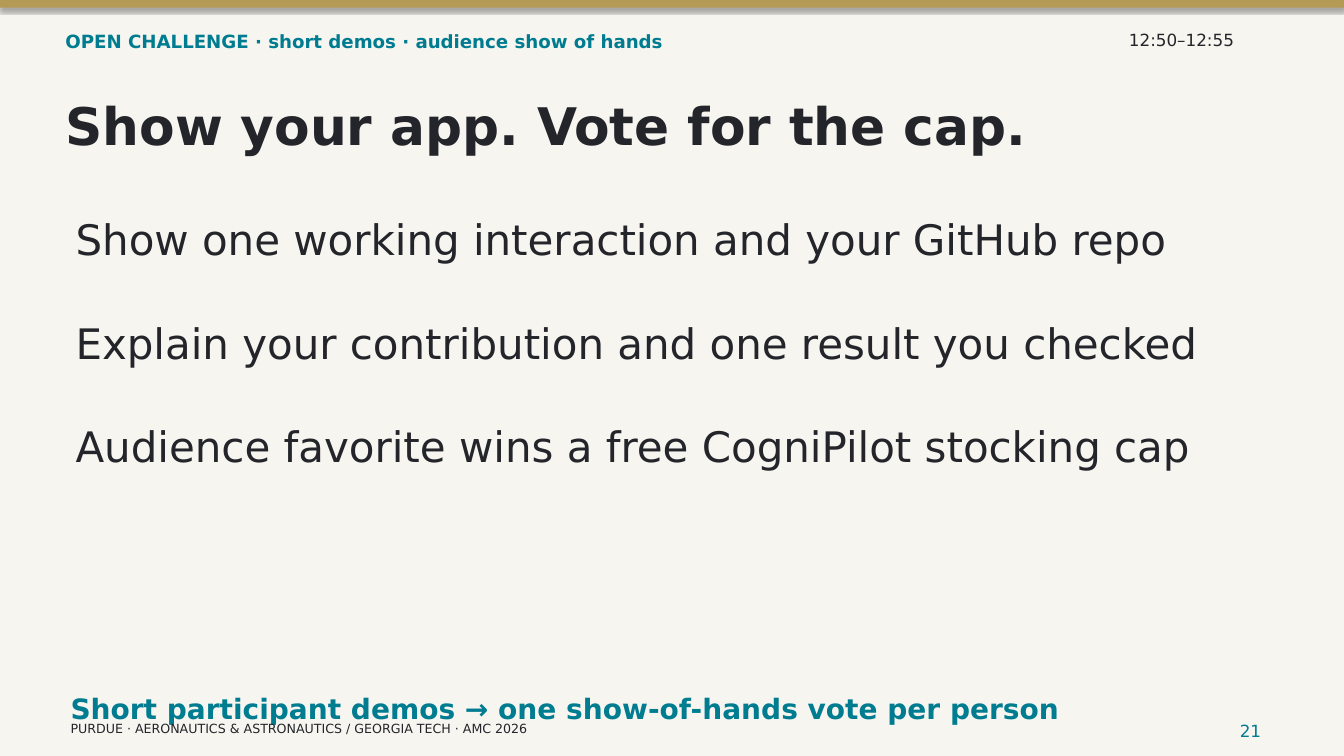
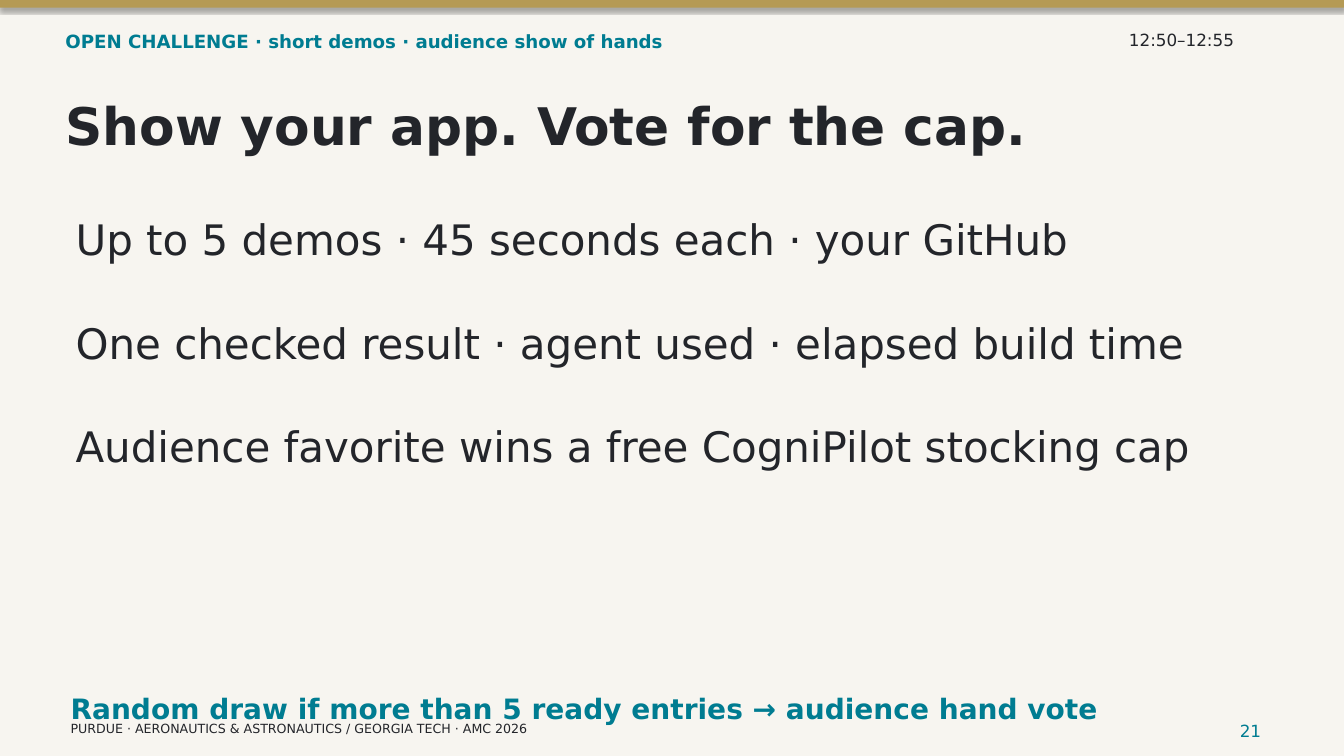
Before and after one commit to CogniPilot/rumoca-workshop, a slide deck: slide 21 of slides/workshop.pptx. Drawn at 1344x756 pixels with LibreOffice and Linux fonts; fonts in the diff are those of the drawing. Boxes give left, top, right and bottom in pixels: in the first picture for what was removed or moved away, otherwise in the second. Text is boxed around its words. In the diff, an @@ line names an element or a change of style, - is before the commit and + after.

```diff
--- a/slides/workshop.pptx
+++ b/slides/workshop.pptx
@@ text at [76,223,1068,264]: text changed @@
-Show one working interaction and your GitHub repo
+Up to 5 demos · 45 seconds each · your GitHub
@@ text at [76,327,1184,368]: text changed @@
-Explain your contribution and one result you checked
+One checked result · agent used · elapsed build time
@@ text at [71,697,1097,725]: text changed @@
-Short participant demos → one show-of-hands vote per person
+Random draw if more than 5 ready entries → audience hand vote
```
Also in this commit, not shown: 1 other slide changed, 18 other files.
